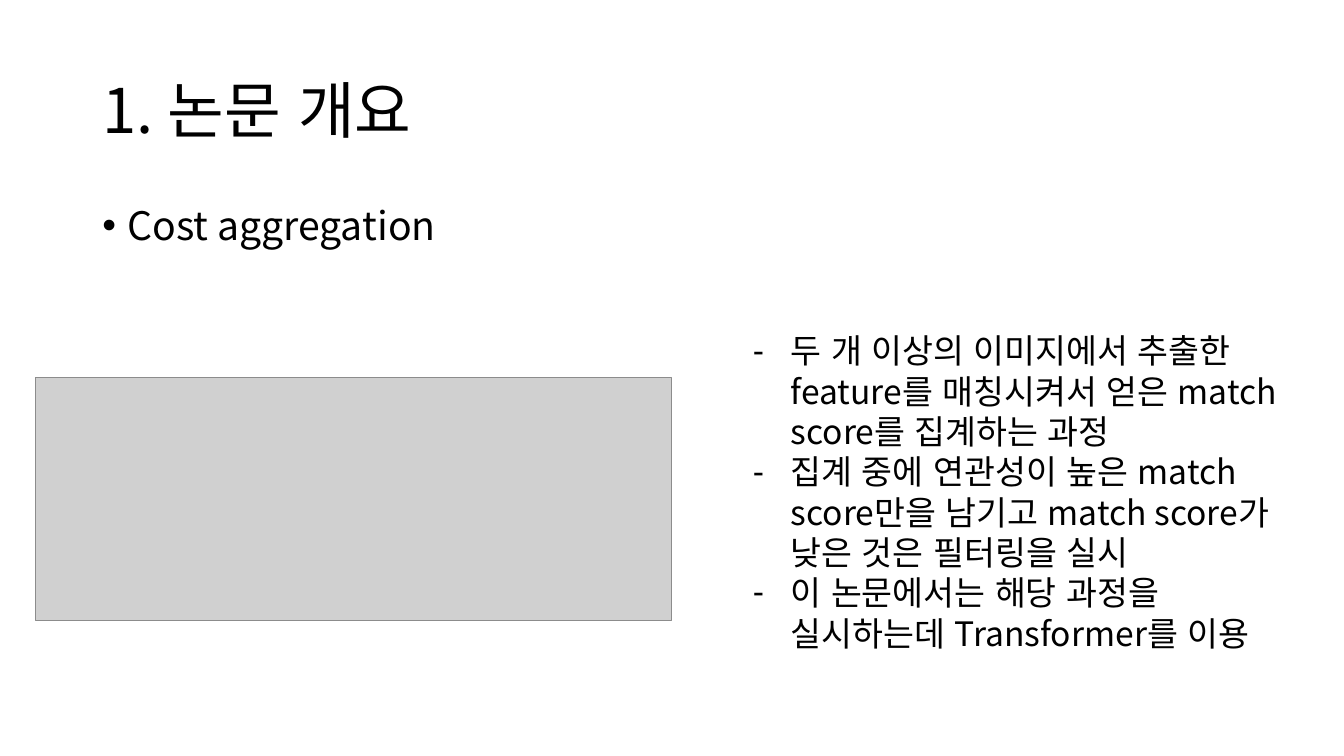
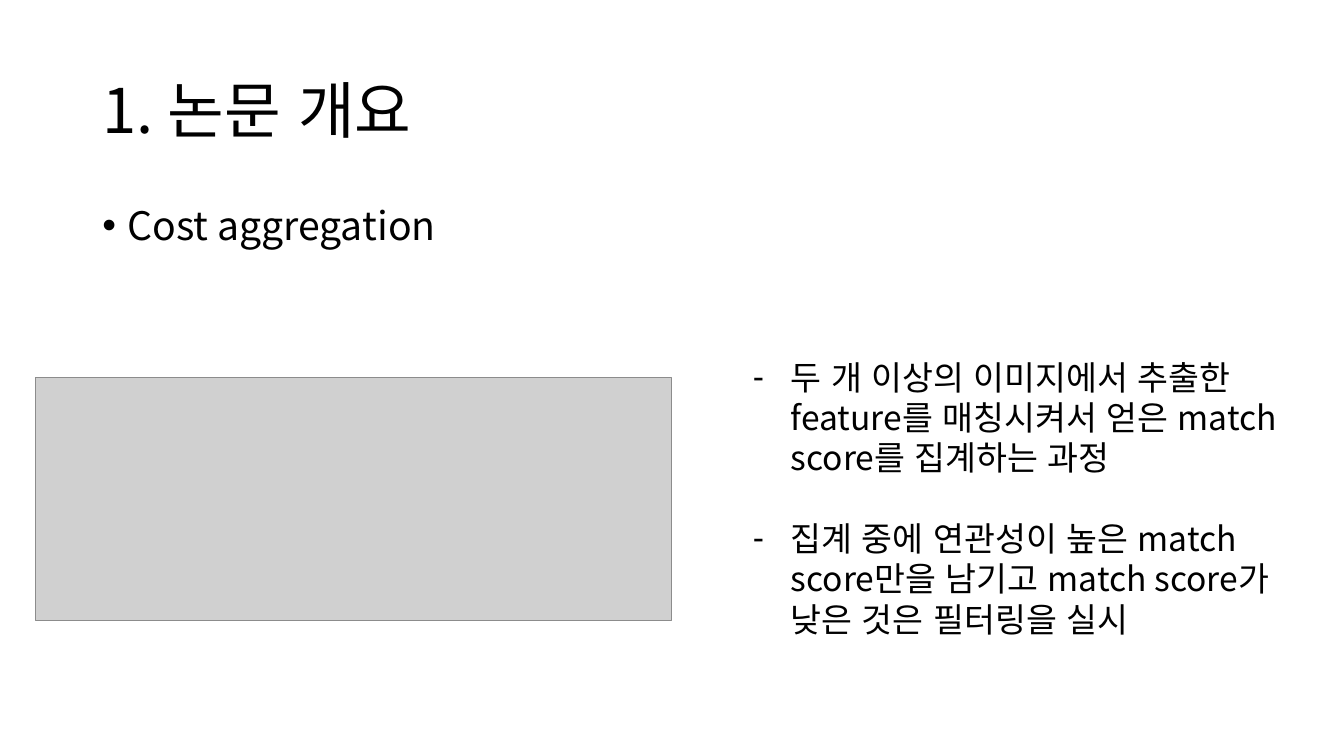
Before and after one commit to chroion/paper-review, a slide deck: slide 2 of CATs++ Boosting Cost Aggregation with Convolutions and Transformers/CATs++ Boosting Cost Aggregation with Convolutions and Transformers.pptx. Drawn at 1344x756 pixels with LibreOffice and Linux fonts; fonts in the diff are those of the drawing; grey boxes stand for pictures. Boxes give left, top, right and bottom in pixels: in the first picture for what was removed or moved away, otherwise in the second. Text is boxed around its words. In the diff, an @@ line names an element or a change of style, - is before the commit and + after.

```diff
--- a/CATs++ Boosting Cost Aggregation with Convolutions and Transformers/CATs++ Boosting Cost Aggregation with Convolutions and Transformers.pptx
+++ b/CATs++ Boosting Cost Aggregation with Convolutions and Transformers/CATs++ Boosting Cost Aggregation with Convolutions and Transformers.pptx
@@ text "두 개 이상의 이미지에서 추출한 ...": place and size @@
-text "두 개 이상의 이미지에서 추출한 ..." at (791, 335, 1277, 649)
+text "두 개 이상의 이미지에서 추출한 ..." at (791, 362, 1277, 635)
@@ text at (791, 577, 1249, 649): paragraph removed @@
-– 이 논문에서는 해당 과정을 실시하는데 Transformer를 이용
```
Also in this commit, not shown: 5 other slides changed, 15 slides added.
